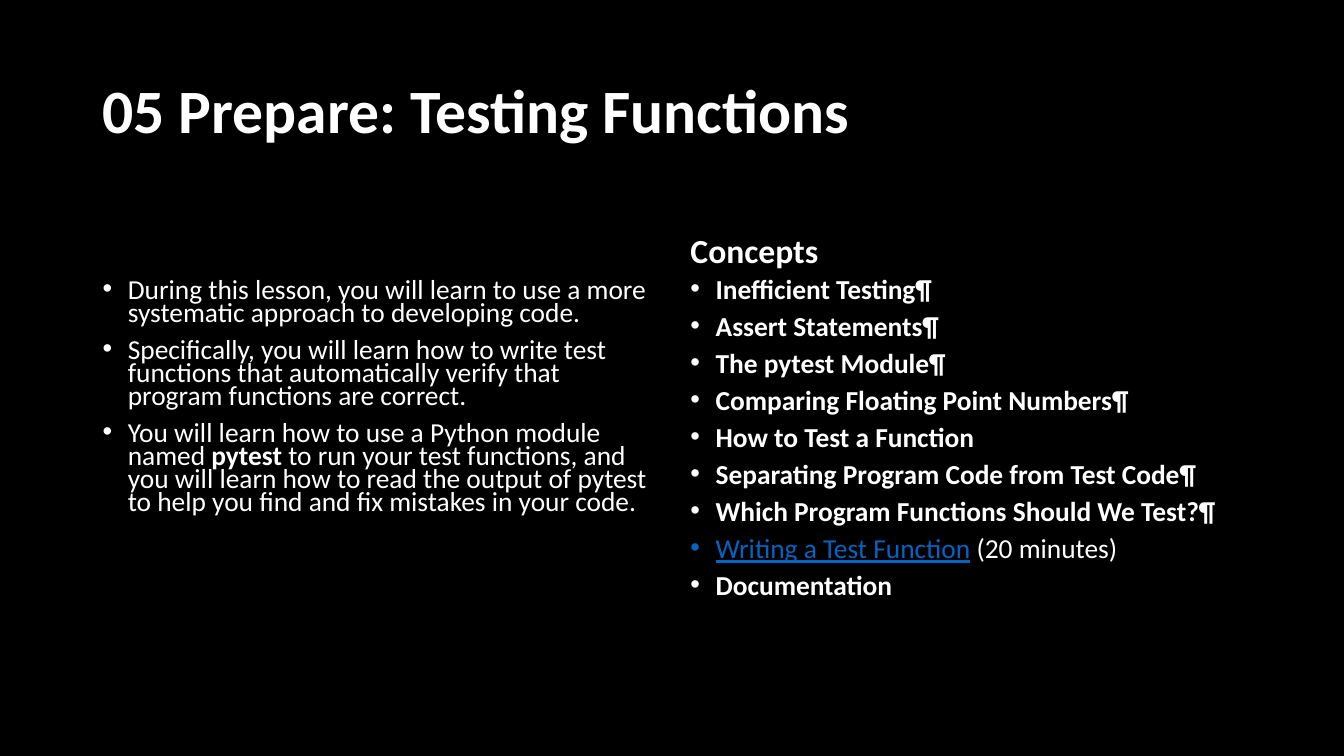
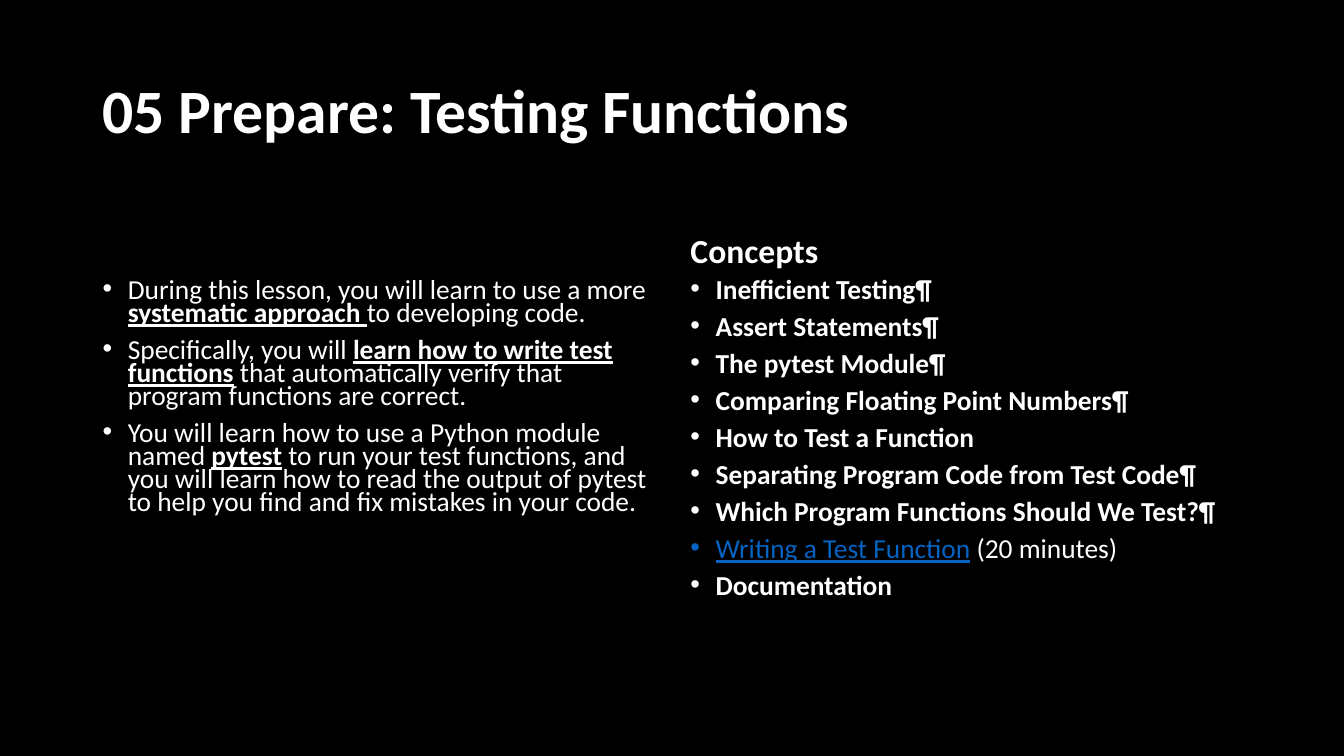
Before and after one commit to BroClements/CSE111ProgwFunctions, a slide deck: slide 5 of CSE111W05TestingFunctions.pptx (slide 4 before the commit). Drawn at 1344x756 pixels with LibreOffice and Linux fonts; fonts in the diff are those of the drawing. Boxes give left, top, right and bottom in pixels: in the first picture for what was removed or moved away, otherwise in the second. Text is boxed around its words. In the diff, an @@ line names an element or a change of style, - is before the commit and + after.

```diff
--- a/CSE111W05TestingFunctions.pptx
+++ b/CSE111W05TestingFunctions.pptx
@@ text "During this lesson, you will ..." at (128, 280, 647, 516): bold on in "systematic approach", "learn how to write test functions"; underline on in "systematic approach", "learn how to write test functions", "pytest" @@
```
Also in this commit, not shown: 6 other slides changed, 4 slides added, 43 slides removed.
